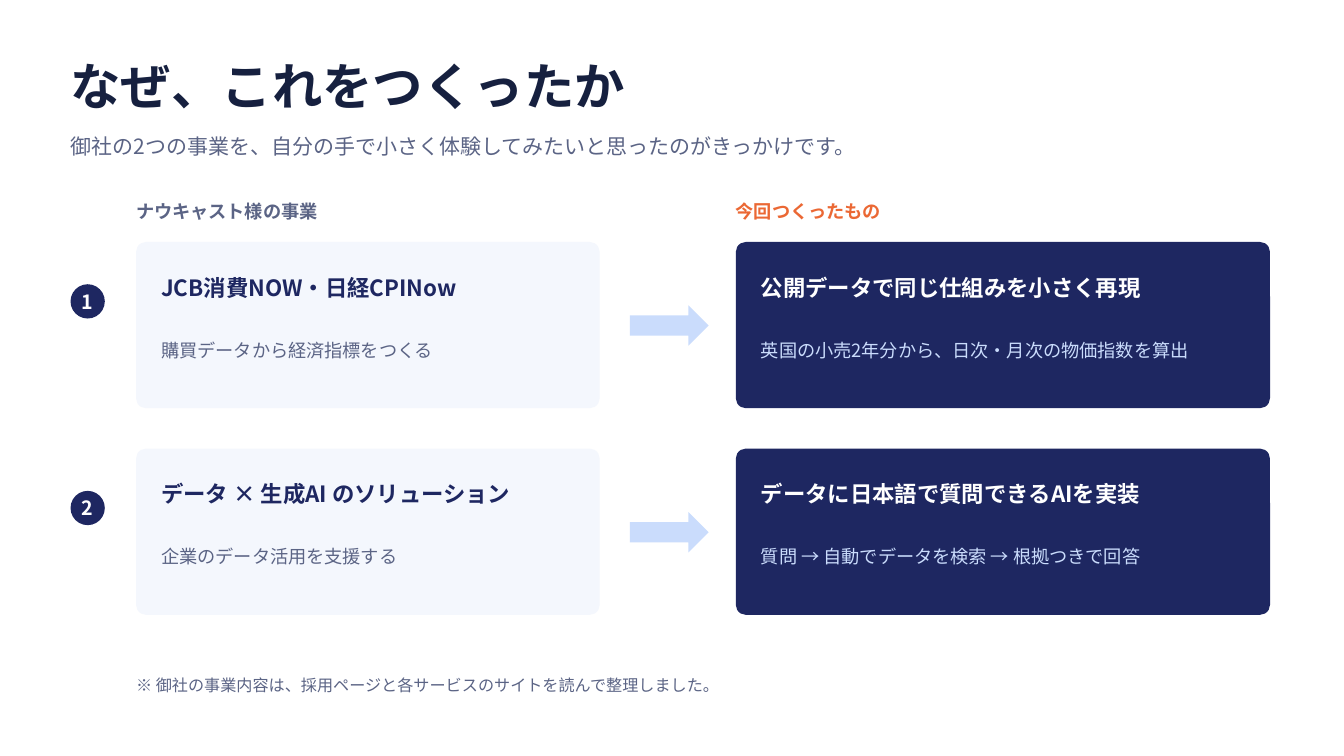
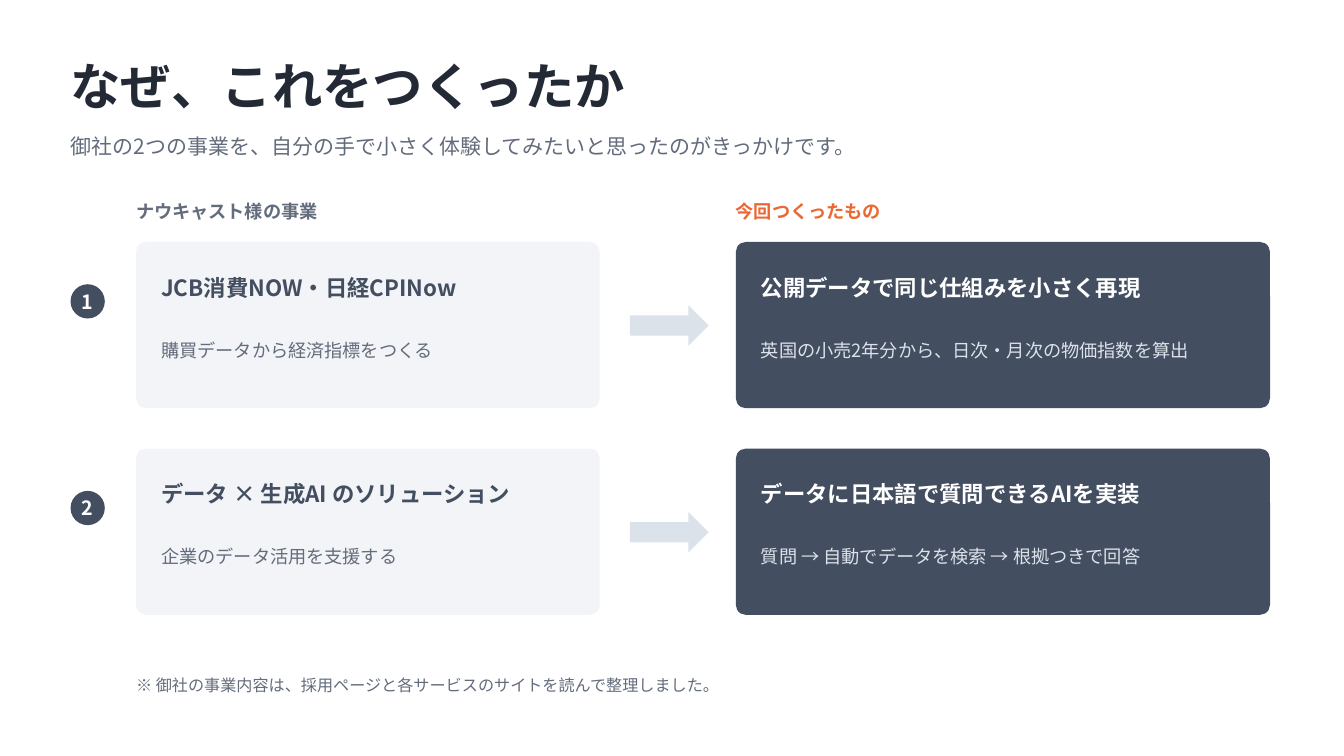
Before and after one commit to Calista0429/mini-nowcast, a slide deck: slide 2 of docs/mini-nowcast-intro.pptx. Drawn at 1344x756 pixels with LibreOffice and Linux fonts; fonts in the diff are those of the drawing. Boxes give left, top, right and bottom in pixels: in the first picture for what was removed or moved away, otherwise in the second. Text is boxed around its words. In the diff, an @@ line names an element or a change of style, - is before the commit and + after.

```diff
--- a/docs/mini-nowcast-intro.pptx
+++ b/docs/mini-nowcast-intro.pptx
@@ rounded rectangle at (x1=136, y1=242, x2=600, y2=408): fill #F4F7FD to #F2F4F7 @@
@@ text "JCB消費NOW・日経CPINow" at (x1=161, y1=277, x2=456, y2=298): text colour #1E2761 to #434E60 @@
@@ right arrow at (x1=630, y1=306, x2=709, y2=346): fill #CADCFC to #DCE2EA @@
@@ text "英国の小売2年分から、日次・月次の物価指数を算出" at (x1=761, y1=341, x2=1189, y2=359): text colour #CADCFC to #DCE2EA @@
@@ rounded rectangle at (x1=136, y1=449, x2=600, y2=615): fill #F4F7FD to #F2F4F7 @@
@@ fill #1E2761 to #434E60 in 4 elements at (x1=71, y1=284, x2=105, y2=319), (x1=736, y1=242, x2=1270, y2=408), (x1=71, y1=491, x2=105, y2=525), (x1=736, y1=449, x2=1270, y2=615) @@
@@ text "データ × 生成AI のソリューション" at (x1=161, y1=483, x2=510, y2=504): text colour #1E2761 to #434E60 @@
@@ right arrow at (x1=630, y1=512, x2=709, y2=553): fill #CADCFC to #DCE2EA @@
@@ text "質問 → 自動でデータを検索 → 根拠つきで回答" at (x1=761, y1=547, x2=1140, y2=565): text colour #CADCFC to #DCE2EA @@
```
Also in this commit, not shown: 2 other slides changed, 3 other files.
